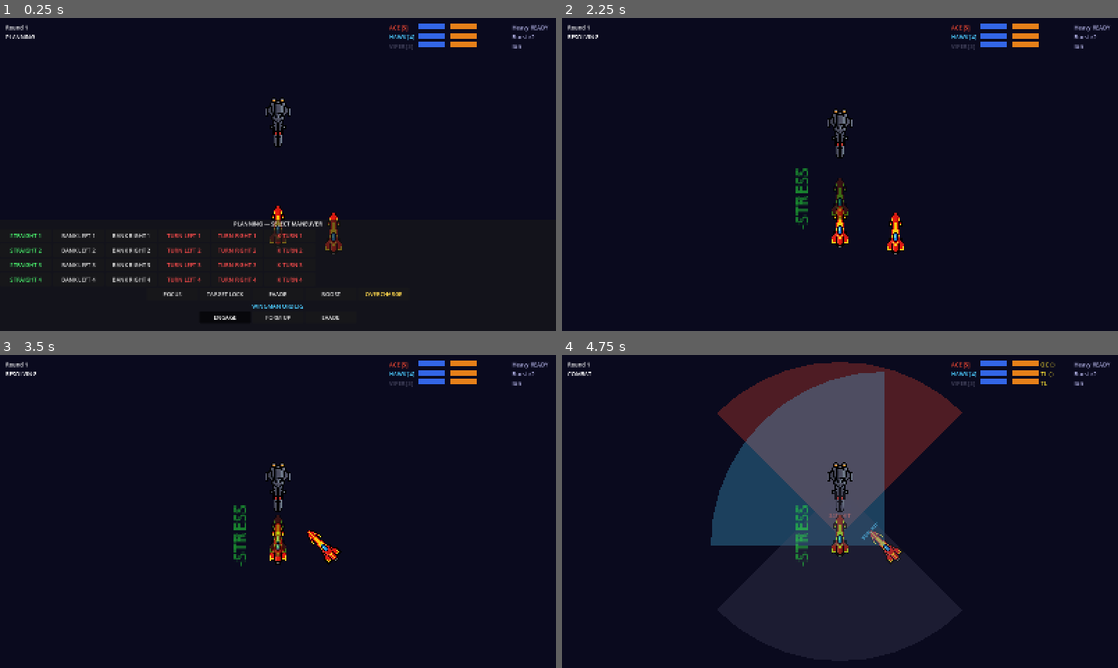
Above: before the commit, frames 1-4 (two rows, left to right).
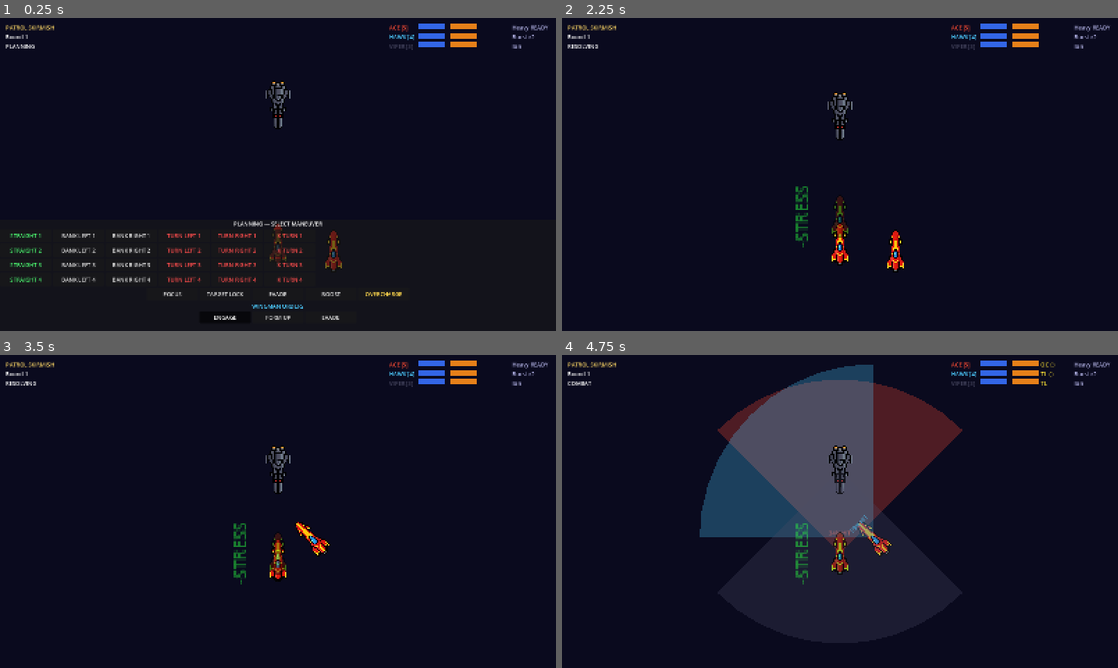
Above: after the commit, the same moments.

Repository: kavemankai/JaggedBuild
Game: Godot game, scene res://scenes/Main.tscn
Two runs of this game, one before a commit and one after it. Both use one fixed random seed, a clock stepped at 60 frames per second and the inputs below.
Inputs (mouse positions are in pixels of both pictures, inside the frame that each line leads up to):
- Up to frame 1 (0.25 s): no input
- Up to frame 2 (2.25 s): click "OVERCHARGE" at 0.5 s; click "ENGAGE" at 1.25 s; click "STRAIGHT 1" at 2 s
- Up to frame 3 (3.5 s): tap Enter at 2.75 s; move the mouse to (400, 495) at 2.77 s
- Up to frame 4 (4.75 s): move the mouse to (728, 527) at 3.52 s; tap Space at 4.25 s; move the mouse to (895, 442) at 4.27 s

The runs differ from the first frame. In frame 1, 1.3% of the frame differs, in the area x 1-62%, y 2-81%; in frame 2, 2.1%; in frame 3, 2.0%; in frame 4, 9.0%, in the area x 1-72%, y 2-74%.

Commit message:
Gate 14: Campaign layer
- New CampaignManager autoload: persistent roster, XP, leveling, injury/death
- Pilots/ships stored as JSON-serializable specs, saved to user://campaign.json
- Roster survives scene reload and app restart; mission progression tracked
- Kills tracked per ship; XP awarded for kills/survival/victory; skill levels up at thresholds
- Destroyed pilots roll injury (recovers) or KIA (permanent); full wipe revives squad
- Main rebuilt to deploy player team from roster and spawn enemies per mission def
- 3 missions defined; HUD shows mission name and post-battle XP/level/injury summary
- Win/lose detection and end screen now campaign-aware

Co-Authored-By: Claude Sonnet 4.6 <noreply@anthropic.com>

Diff:
--- a/project.godot
+++ b/project.godot
@@ -27,6 +27,7 @@
 CollisionHandler="*res://scripts/CollisionHandler.gd"
 CombatSystem="*res://scripts/CombatSystem.gd"
 ActionSystem="*res://scripts/ActionSystem.gd"
+CampaignManager="*res://scripts/CampaignManager.gd"
 
 [display]
 
--- a/scenes/HUD.tscn
+++ b/scenes/HUD.tscn
@@ -11,6 +11,10 @@
 offset_top = 16.0
 offset_right = 220.0
 offset_bottom = 72.0
+
+[node name="Mission" type="Label" parent="Info"]
+text = ""
+modulate = Color(1.0, 0.85, 0.4, 1.0)
 
 [node name="Round" type="Label" parent="Info"]
 text = "Round 0"
--- a/scenes/Main.tscn
+++ b/scenes/Main.tscn
@@ -6,7 +6,6 @@
 [ext_resource type="PackedScene" path="res://scenes/SelectionPanel.tscn" id="4"]
 [ext_resource type="Script" path="res://scripts/AIController.gd" id="5"]
 [ext_resource type="PackedScene" path="res://scenes/HUD.tscn" id="6"]
-[ext_resource type="Texture2D" path="res://assets/ships/ship_ai.png" id="7"]
 
 [node name="Main" type="Node2D"]
 script = ExtResource("1")
@@ -25,13 +24,6 @@
 position = Vector2(960, 620)
 accent_color = Color(0.3, 0.8, 1.0, 1.0)
 
-[node name="AIShip" parent="Ships" instance=ExtResource("2")]
-position = Vector2(800, 300)
-rotation = 3.14159265
-pilot_skill = 2
-accent_color = Color(0.3, 0.3, 0.4, 1.0)
-ship_texture = ExtResource("7")
-
 [node name="GhostShip" parent="." instance=ExtResource("3")]
 
 [node name="AIController" type="Node" parent="."]
--- /dev/null
+++ b/scripts/CampaignManager.gd
@@ -0,0 +1,204 @@
+extends Node
+
+# Persistent meta-layer: roster, XP/leveling, injury/death, mission progression.
+# Pilots and ships are stored as plain Dictionaries so the whole campaign
+# serializes to JSON cleanly. Main.gd turns these specs into live Ship nodes.
+
+const SAVE_PATH: String = "user://campaign.json"
+
+const KILL_XP: int = 3
+const SURVIVE_XP: int = 1
+const WIN_XP: int = 2
+const LEVEL_XP: int = 6        # XP per skill level gained
+const MAX_SKILL: int = 6
+const DEATH_CHANCE: float = 0.25
+
+var roster: Array = []          # player pilot/ship specs
+var mission_index: int = 0
+var last_summary: Array = []     # human-readable result lines for the end screen
+
+
+func _ready() -> void:
+	if not load_campaign():
+		_init_default_roster()
+		save()
+
+
+# ---------------------------------------------------------------- roster setup
+func _init_default_roster() -> void:
+	roster = [
+		{
+			"name": "ACE", "base_skill": 5, "skill": 5,
+			"accuracy": 1.1, "agility": 1.0, "nerve": 0.3,
+			"passive": "", "active": "OVERCHARGE", "weapon": "HEAVY",
+			"attack": 3, "defence": 2, "shields": 2, "hull": 3,
+			"accent": [1.0, 0.3, 0.2],
+			"xp": 0, "kills": 0, "status": "healthy",
+		},
+		{
+			"name": "HAWK", "base_skill": 4, "skill": 4,
+			"accuracy": 1.0, "agility": 1.0, "nerve": 0.2,
+			"passive": "EVASIVE", "active": "BARREL_ROLL", "weapon": "BURST",
+			"attack": 3, "defence": 2, "shields": 2, "hull": 3,
+			"accent": [0.3, 0.8, 1.0],
+			"xp": 0, "kills": 0, "status": "healthy",
+		},
+	]
+	mission_index = 0
+
+
+# ------------------------------------------------------------------- deploying
+# Player pilots that can fly this battle (dead pilots sit out permanently).
+func deployable_pilots() -> Array:
+	var out: Array = []
+	for entry in roster:
+		if entry.get("status", "healthy") != "dead":
+			out.append(entry)
+	# Emergency: a full wipe revives the squad so the campaign can continue.
+	if out.is_empty():
+		_init_default_roster()
+		save()
+		return roster.duplicate()
+	return out
+
+
+func current_mission() -> Dictionary:
+	var missions := get_missions()
+	var idx: int = clampi(mission_index, 0, missions.size() - 1)
+	return missions[idx]
+
+
+func is_campaign_complete() -> bool:
+	return mission_index >= get_missions().size()
+
+
+func get_missions() -> Array:
+	return [
+		{
+			"name": "PATROL SKIRMISH",
+			"capital": false,
+			"enemies": [_enemy("VIPER", 3, "MARKSMAN", "ION", 2, 3, 3, 2, [0.3, 0.3, 0.4])],
+		},
+		{
+			"name": "INTERCEPT",
+			"capital": false,
+			"enemies": [
+				_enemy("VIPER", 3, "MARKSMAN", "ION", 2, 3, 3, 2, [0.3, 0.3, 0.4]),
+				_enemy("FANG", 2, "", "BURST", 3, 2, 2, 2, [0.5, 0.2, 0.4]),
+			],
+		},
+		{
+			"name": "DREADNOUGHT ASSAULT",
+			"capital": true,
+			"enemies": [
+				_enemy("ESCORT", 2, "", "CANNONS", 2, 3, 2, 2, [0.4, 0.3, 0.5]),
+			],
+		},
+	]
+
+
+func _enemy(p_name: String, skill: int, passive: String, weapon: String,
+		atk: int, dfn: int, shd: int, hp: int, accent: Array) -> Dictionary:
+	return {
+		"name": p_name, "base_skill": skill, "skill": skill,
+		"accuracy": 1.0, "agility": 1.1, "nerve": 0.1,
+		"passive": passive, "active": "", "weapon": weapon,
+		"attack": atk, "defence": dfn, "shields": shd, "hull": hp,
+		"accent": accent, "xp": 0, "kills": 0, "status": "healthy",
+	}
+
+
+# --------------------------------------------------------------- post-battle
+func record_battle(player_ships: Array, won: bool) -> void:
+	last_summary.clear()
+	# Map deployed ships back to roster entries by pilot name.
+	for s in player_ships:
+		var ship: Ship = s as Ship
+		var entry: Dictionary = _roster_entry(ship.get_pilot_name())
+		if entry.is_empty():
+			continue
+
+		var gained: int = ship.kills * KILL_XP
+		if not ship.is_destroyed:
+			gained += SURVIVE_XP
+		if won:
+			gained += WIN_XP
+		entry["xp"] = int(entry.get("xp", 0)) + gained
+		entry["kills"] = int(entry.get("kills", 0)) + ship.kills
+
+		var line: String = "%s  +%d XP" % [entry["name"], gained]
+		var levels: int = _apply_levels(entry)
+		if levels > 0:
+			line += "   LEVEL UP -> skill %d" % entry["skill"]
+
+		if ship.is_destroyed:
+			if randf() < DEATH_CHANCE:
+				entry["status"] = "dead"
+				line += "   [KIA]"
+			else:
+				entry["status"] = "injured"
+				line += "   [injured]"
+		elif entry.get("status", "healthy") == "injured":
+			entry["status"] = "healthy"
+			line += "   [recovered]"
+
+		last_summary.append(line)
+
+	if won:
+		mission_index += 1
+	save()
+
+
+func _roster_entry(pilot_name: String) -> Dictionary:
+	for entry in roster:
+		if entry.get("name", "") == pilot_name:
+			return entry
+	return {}
+
+
+# Raises skill toward base_skill + xp/LEVEL_XP. Returns levels gained.
+func _apply_levels(entry: Dictionary) -> int:
+	var base_skill: int = int(entry.get("base_skill", entry.get("skill", 3)))
+	@warning_ignore("integer_division")
+	var levels_from_xp: int = int(entry.get("xp", 0)) / LEVEL_XP
+	var target: int = mini(MAX_SKILL, base_skill + levels_from_xp)
+	var current: int = int(entry.get("skill", base_skill))
+	if target > current:
+		entry["skill"] = target
+		return target - current
+	return 0
+
+
+# ------------------------------------------------------------------- save/load
+func save() -> void:
+	var data := {
+		"roster": roster,
+		"mission_index": mission_index,
+	}
+	var f := FileAccess.open(SAVE_PATH, FileAccess.WRITE)
+	if f == null:
+		return
+	f.store_string(JSON.stringify(data, "\t"))
+	f.close()
+
+
+func load_campaign() -> bool:
+	if not FileAccess.file_exists(SAVE_PATH):
+		return false
+	var f := FileAccess.open(SAVE_PATH, FileAccess.READ)
+	if f == null:
+		return false
+	var text := f.get_as_text()
+	f.close()
+	var parsed: Variant = JSON.parse_string(text)
+	if typeof(parsed) != TYPE_DICTIONARY:
+		return false
+	var data: Dictionary = parsed
+	roster = data.get("roster", [])
+	mission_index = int(data.get("mission_index", 0))
+	return not roster.is_empty()
+
+
+func reset_campaign() -> void:
+	_init_default_roster()
+	save()
--- a/scripts/CombatSystem.gd
+++ b/scripts/CombatSystem.gd
@@ -206,9 +206,12 @@
 			continue
 		for shot in e.shots:
 			if shot.hit:
+				var was_alive: bool = not e.target.is_destroyed
 				apply_damage(e.target, shot.damage)
 				if shot.ion > 0:
 					e.target.ion_tokens += shot.ion
+				if was_alive and e.target.is_destroyed:
+					e.shooter.kills += 1
 
 	# Set heavy cooldown for weapons that just fired
 	for e in engagements:
--- a/scripts/HUD.gd
+++ b/scripts/HUD.gd
@@ -1,5 +1,6 @@
 extends CanvasLayer
 
+@onready var _mission_label: Label = $Info/Mission
 @onready var _round_label: Label = $Info/Round
 @onready var _phase_label: Label = $Info/Phase
 @onready var _health_bars: VBoxContainer = $HealthBars
@@ -21,7 +22,10 @@
 		_phase_label.text = "COMBAT")
 	RoundManager.evaluation_phase_started.connect(func():
 		_phase_label.text = "")
-	RoundManager.game_ended.connect(_on_game_ended)
+
+
+func set_mission_label(text: String) -> void:
+	_mission_label.text = text
 
 
 func setup_ships(ships: Array) -> void:
@@ -105,9 +109,18 @@
 			_style_bar(row.hull, Color(0.9, 0.15, 0.1) if low else Color(0.9, 0.5, 0.1))
 
 
-func _on_game_ended(message: String, color: Color) -> void:
-	_result.text = message + "\n\nPRESS ANY KEY"
+func show_result(message: String, color: Color, summary: Array) -> void:
+	var text: String = message
+	if not summary.is_empty():
+		text += "\n"
+		for line in summary:
+			text += "\n" + str(line)
+	if CampaignManager.is_campaign_complete():
+		text += "\n\nCAMPAIGN COMPLETE"
+	text += "\n\nPRESS ANY KEY"
+	_result.text = text
 	_result.modulate = color
+	_result.add_theme_font_size_override("font_size", 40)
 	_result.visible = true
 
 
--- a/scripts/Main.gd
+++ b/scripts/Main.gd
@@ -1,103 +1,147 @@
 extends Node2D
+
+const SHIP_SCENE: PackedScene = preload("res://scenes/Ship.tscn")
+const AI_TEXTURE: Texture2D = preload("res://assets/ships/ship_ai.png")
 
 @onready var player_ship: Ship = $Ships/PlayerShip
 @onready var wing_ship: Ship = $Ships/WingShip
-@onready var ai_ship: Ship = $Ships/AIShip
+@onready var ships_root: Node2D = $Ships
 @onready var ghost_ship: Node2D = $GhostShip
 @onready var selection_panel: Control = $UI/SelectionPanel
 @onready var ai_controller: Node = $AIController
+@onready var hud: CanvasLayer = $HUD
 
 var _game_over: bool = false
 var _ships: Array = []
+var _player_ships: Array = []
+
+# Player-team spawn slots (position, rotation).
+const PLAYER_SLOTS: Array = [
+	[Vector2(800, 650), 0.0],
+	[Vector2(960, 670), 0.0],
+]
+# Enemy spawn slots.
+const ENEMY_SLOTS: Array = [
+	[Vector2(800, 250), PI],
+	[Vector2(620, 280), PI],
+	[Vector2(980, 280), PI],
+]
 
 
 func _ready() -> void:
-	player_ship.team = "PLAYER"
-	player_ship.speed_options = [1, 2, 3, 4]
-	player_ship.bearing_options = ["STRAIGHT", "BANK_LEFT", "BANK_RIGHT", "TURN_LEFT", "TURN_RIGHT", "K_TURN"]
+	var mission: Dictionary = CampaignManager.current_mission()
+	_player_ships = _deploy_player_team()
+	var enemies: Array = _deploy_enemies(mission)
 
-	wing_ship.team = "PLAYER"
-	wing_ship.speed_options = [1, 2, 3, 4]
-	wing_ship.bearing_options = ["STRAIGHT", "BANK_LEFT", "BANK_RIGHT", "TURN_LEFT", "TURN_RIGHT"]
-	wing_ship.order = "ENGAGE"
+	_ships = _player_ships + enemies
 
-	ai_ship.team = "ENEMY"
-	ai_ship.speed_options = [1, 2, 3]
-	ai_ship.bearing_options = ["STRAIGHT", "BANK_LEFT", "BANK_RIGHT", "TURN_LEFT", "TURN_RIGHT"]
-	ai_ship.attack = 2
-	ai_ship.defence = 3
-	ai_ship.shields = 3
-	ai_ship.hull = 2
-
-	var heavy := Weapon.new()
-	heavy.weapon_type = Weapon.Type.HEAVY
-	heavy.display_name = "Heavy Cannon"
-	player_ship.weapon = heavy
-
-	var wing_weapon := Weapon.new()
-	wing_weapon.weapon_type = Weapon.Type.BURST
-	wing_weapon.display_name = "Burst Fire"
-	wing_ship.weapon = wing_weapon
-
-	var ion := Weapon.new()
-	ion.weapon_type = Weapon.Type.ION
-	ion.display_name = "Ion Cannons"
-	ai_ship.weapon = ion
-
-	var player_pilot := Pilot.new()
-	player_pilot.pilot_name = "ACE"
-	player_pilot.skill = 5
-	player_pilot.accuracy = 1.1
-	player_pilot.agility = 1.0
-	player_pilot.nerve = 0.3
-	player_pilot.active_ability = "OVERCHARGE"
-	player_ship.pilot = player_pilot
-
-	var wing_pilot := Pilot.new()
-	wing_pilot.pilot_name = "HAWK"
-	wing_pilot.skill = 4
-	wing_pilot.accuracy = 1.0
-	wing_pilot.agility = 1.0
-	wing_pilot.nerve = 0.2
-	wing_pilot.passive = "EVASIVE"
-	wing_pilot.active_ability = "BARREL_ROLL"
-	wing_ship.pilot = wing_pilot
-
-	var ai_pilot := Pilot.new()
-	ai_pilot.pilot_name = "VIPER"
-	ai_pilot.skill = 3
-	ai_pilot.accuracy = 1.0
-	ai_pilot.agility = 1.1
-	ai_pilot.nerve = 0.1
-	ai_pilot.passive = "MARKSMAN"
-	ai_ship.pilot = ai_pilot
-
-	for ship in [player_ship, wing_ship, ai_ship]:
-		(ship as Ship).apply_setup_passives()
-
-	_ships = [player_ship, wing_ship, ai_ship]
-
-	selection_panel.setup(player_ship, ghost_ship)
-	selection_panel.setup_wingman(wing_ship)
+	# The first deployed player pilot is the human-controlled ship.
+	var human: Ship = _player_ships[0]
+	selection_panel.setup(human, ghost_ship)
+	if _player_ships.size() > 1:
+		selection_panel.setup_wingman(_player_ships[1])
 	selection_panel.maneuver_confirmed.connect(_on_maneuver_confirmed)
 
-	$HUD.setup_ships(_ships)
+	hud.setup_ships(_ships)
+	hud.set_mission_label(mission.get("name", ""))
 
 	RoundManager.register_ships(_ships)
 	RoundManager.planning_phase_started.connect(_on_planning_started)
 	RoundManager.resolution_phase_started.connect(_on_resolution_started)
-	RoundManager.game_ended.connect(func(_m, _c): _game_over = true)
+	RoundManager.game_ended.connect(_on_game_ended)
 	RoundManager.begin_round()
+
+
+func _deploy_player_team() -> Array:
+	var pilots: Array = CampaignManager.deployable_pilots()
+	var slots: Array = [player_ship, wing_ship]
+	var deployed: Array = []
+
+	for i in range(slots.size()):
+		var ship: Ship = slots[i]
+		if i < pilots.size():
+			ship.team = "PLAYER"
+			ship.speed_options = [1, 2, 3, 4]
+			ship.bearing_options = ["STRAIGHT", "BANK_LEFT", "BANK_RIGHT", "TURN_LEFT", "TURN_RIGHT", "K_TURN"]
+			_apply_spec(ship, pilots[i])
+			ship.position = PLAYER_SLOTS[i][0]
+			ship.rotation = PLAYER_SLOTS[i][1]
+			deployed.append(ship)
+		else:
+			ship.queue_free()
+
+	return deployed
+
+
+func _deploy_enemies(mission: Dictionary) -> Array:
+	var specs: Array = mission.get("enemies", [])
+	var enemies: Array = []
+	for i in range(specs.size()):
+		var ship: Ship = SHIP_SCENE.instantiate()
+		ship.ship_texture = AI_TEXTURE
+		ships_root.add_child(ship)
+		ship.team = "ENEMY"
+		ship.speed_options = [1, 2, 3]
+		ship.bearing_options = ["STRAIGHT", "BANK_LEFT", "BANK_RIGHT", "TURN_LEFT", "TURN_RIGHT"]
+		_apply_spec(ship, specs[i])
+		var slot: Array = ENEMY_SLOTS[i % ENEMY_SLOTS.size()]
+		ship.position = slot[0]
+		ship.rotation = slot[1]
+		ship.order = "ENGAGE"
+		enemies.append(ship)
+	return enemies
+
+
+func _apply_spec(ship: Ship, spec: Dictionary) -> void:
+	var p := Pilot.new()
+	p.pilot_name = spec.get("name", "?")
+	p.skill = int(spec.get("skill", 3))
+	p.accuracy = float(spec.get("accuracy", 1.0))
+	p.agility = float(spec.get("agility", 1.0))
+	p.nerve = float(spec.get("nerve", 0.0))
+	p.passive = spec.get("passive", "")
+	p.active_ability = spec.get("active", "")
+	p.xp = int(spec.get("xp", 0))
+	p.status = spec.get("status", "healthy")
+	ship.pilot = p
+
+	ship.attack = int(spec.get("attack", 3))
+	ship.defence = int(spec.get("defence", 2))
+	ship.shields = int(spec.get("shields", 2))
+	ship.hull = int(spec.get("hull", 3))
+
+	var w := Weapon.new()
+	w.weapon_type = _weapon_type(spec.get("weapon", "CANNONS"))
+	w.display_name = spec.get("weapon", "Cannons").capitalize()
+	ship.weapon = w
+
+	if spec.has("accent"):
+		var a: Array = spec["accent"]
+		ship.accent_color = Color(a[0], a[1], a[2], 1.0)
+
+	ship.apply_setup_passives()
+
+
+func _weapon_type(weapon_name: String) -> Weapon.Type:
+	match weapon_name:
+		"BURST": return Weapon.Type.BURST
+		"HEAVY": return Weapon.Type.HEAVY
+		"ION": return Weapon.Type.ION
+		"MISSILES": return Weapon.Type.MISSILES
+		_: return Weapon.Type.CANNONS
 
 
 func _on_planning_started() -> void:
 	selection_panel.visible = true
 	selection_panel.reset()
-	wing_ship.selected_maneuver = ai_controller.select_maneuver(wing_ship, _ships)
-	wing_ship.selected_action = ai_controller.select_action(wing_ship, _ships)
-	ai_ship.selected_maneuver = ai_controller.select_maneuver(ai_ship, _ships)
-	ai_ship.selected_action = ai_controller.select_action(ai_ship, _ships)
-	if player_ship.is_ionized():
+	var human: Ship = _player_ships[0]
+	for s in _ships:
+		var ship: Ship = s as Ship
+		if ship == human or ship.is_destroyed:
+			continue
+		ship.selected_maneuver = ai_controller.select_maneuver(ship, _ships)
+		ship.selected_action = ai_controller.select_action(ship, _ships)
+	if human.is_ionized():
 		selection_panel.force_ion_confirm()
 
 
@@ -124,6 +168,13 @@
 	RoundManager.resolve_maneuvers()
 
 
+func _on_game_ended(message: String, color: Color) -> void:
+	_game_over = true
+	var won: bool = not RoundManager._team_alive("ENEMY")
+	CampaignManager.record_battle(_player_ships, won)
+	hud.show_result(message, color, CampaignManager.last_summary)
+
+
 func _input(event: InputEvent) -> void:
 	if _game_over and event is InputEventKey and event.pressed and not event.echo:
 		get_tree().reload_current_scene()
--- a/scripts/Ship.gd
+++ b/scripts/Ship.gd
@@ -35,6 +35,7 @@
 var order: String = "ENGAGE"
 var ability_used: bool = false
 var overcharged: bool = false
+var kills: int = 0
 var _arc_pts: Array = []
 
 @onready var _body: Sprite2D = $Body
Not shown: 1 places in scenes/Main.tscn that only renumber resources
